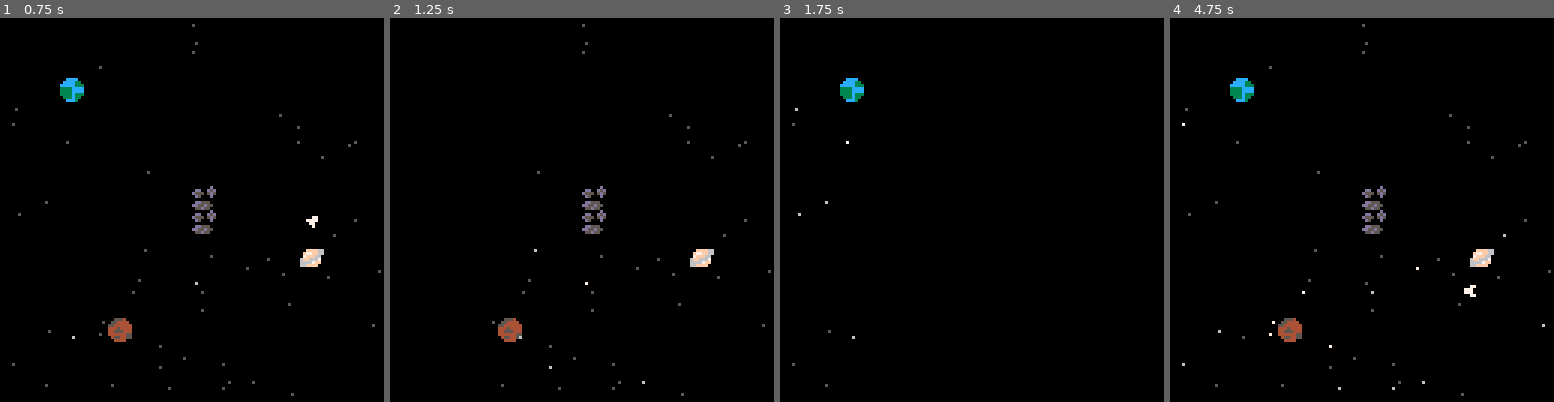
Above: before the commit, frames 1-4 (left to right).
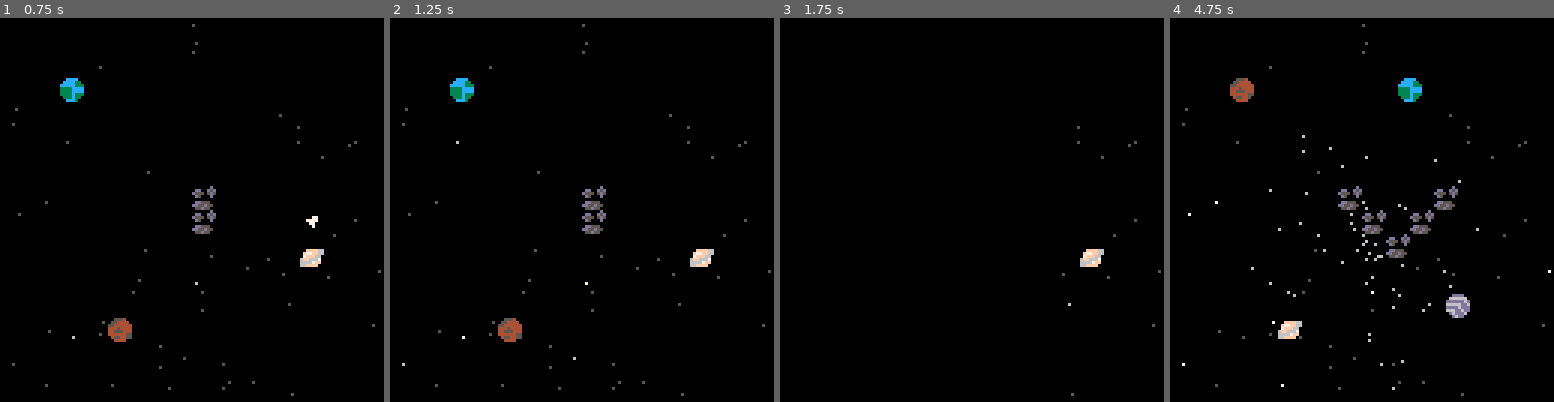
Above: after the commit, the same moments.

Repository: JEPPSER/pico-8
Game: PICO-8 cartridge cominghome/cominghome.p8
Two runs of this game, one before a commit and one after it. Both use one fixed random seed, a clock stepped at 60 frames per second and the inputs below.
Inputs:
- Up to frame 1 (0.75 s): tap O (Z key) at 0.7 s
- Up to frame 2 (1.25 s): no input
- Up to frame 3 (1.75 s): tap O (Z key) at 1.7 s
- Up to frame 4 (4.75 s): tap O (Z key) every 0.4 s from 2.1 to 4.5 s

Frame 1 is identical in both runs. In frame 2, 0.4% of the frame differs, in the area x 3-67%, y 12-97%; in frame 3, 0.7%; in frame 4, 3.0%, in the area x 3-100%, y 15-97%.

Commit message:
Adds coming home second level

Diff:
--- a/cominghome/cominghome.p8
+++ b/cominghome/cominghome.p8
@@ -7,20 +7,21 @@
 	explosion = nil
 	map_setup()
 
+	levels={}
+	levels[1]=level_1()
+	levels[2]=level_2()
+
 	planets={}
-	planets[1]=make_planet(3,3,1)
-	planets[2]=make_planet(5,13,2)
-	planets[3]=make_planet(13,10,3)
-
 	asteroids={}
-	asteroids[1]=make_asteroid(8,8)
-	asteroids[2]=make_asteroid(8,7)
+
+	level_index = 0
 
 	stars={}
 	for i=1,50 do
 		stars[i]=make_star()
 	end
 
+	next_level()
 	make_ship()
 end
 
@@ -86,19 +87,69 @@
 function update_fade()
 	if (fade_timer > 0) then
 		fade_timer -= delta
-		if (fade_timer < 0.5 and s.planet == -1) then
-			reset_ship()
+		if (fade_timer < 0.5) then
+			if (s.planet == -1) then
+				reset_ship()
+			else
+				next_level()
+				reset_ship()
+			end
 		end
 	else
 		fade_timer = 0
 	end
 end
+
+function next_level()
+	level_index += 1
+	if (level_index > count(levels)) then
+		return
+	end
+	planets=levels[level_index].planets
+	asteroids=levels[level_index].asteroids
+end
 -->8
 function map_setup()
 end
 
 function draw_map()
 	map(0, 0, 0, 0, 16, 16)
+end
+
+function level_1()
+	planets={}
+	planets[1]=make_planet(3,3,1)
+	planets[2]=make_planet(5,13,2)
+	planets[3]=make_planet(13,10,3)
+
+	asteroids={}
+	asteroids[1]=make_asteroid(8,8)
+	asteroids[2]=make_asteroid(8,7)
+
+	level={}
+	level.planets = planets
+	level.asteroids = asteroids
+	return level
+end
+
+function level_2()
+	planets={}
+	planets[1]=make_planet(10,3,1)
+	planets[2]=make_planet(3,3,2)
+	planets[3]=make_planet(5,13,3)
+	planets[4]=make_planet(12,12,4)
+
+	asteroids={}
+	asteroids[1]=make_asteroid(8,8)
+	asteroids[2]=make_asteroid(7,7)
+	asteroids[3]=make_asteroid(9,9)
+	asteroids[4]=make_asteroid(10,8)
+	asteroids[5]=make_asteroid(11,7)
+
+	level={}
+	level.planets = planets
+	level.asteroids = asteroids
+	return level
 end
 -->8
 function make_ship()
@@ -185,7 +236,7 @@
 	s.x = s.x + s.speed * cos(s.angle)
 	s.y = s.y - s.speed * sin(s.angle)
 
-	if (fade_timer == 0 and (s.x < 0 or s.x > 16 or s.y < 0 or s.y > 16)) then
+	if (fade_timer == 0 and (s.x < -2 or s.x > 18 or s.y < -2 or s.y > 18)) then
 		fade_timer = 1
 	end
 
@@ -247,7 +298,7 @@
 	if (s.timer > 0) then
 		s.timer -= delta
 	else
-		activate = ceil(rnd(100)) == 5
+		activate = ceil(rnd(200)) == 5
 		if (activate) then
 			s.timer = 2
 		else
@@ -296,14 +347,14 @@
 	end
 end
 __gfx__
-0000000000cccc000055540000000000666666667770000000007700770000770077000000000777770000000007700000000077000000000000000000000000
-000000000cccc3300554444000ffff66666666667777000000007700777777770077000000007777777700000007700000007777000000000000000000000000
-00700700ccccc333554444440f77ff66666666660777700000077700777777770077700000077770077777770007700077777770000000000000000000000000
-000770003333cccc4445444407fff660666666660777777700777700077777700077770077777770077777770077770077777770000000000000000000000000
-000770003333cccc445554446ff66670666666660777777777777770007777000777777777777770007777000777777000777700000000000000000000000000
-007007003333c3334444445566667ff0666666660777700077777770000770000777777700077770007770007777777700077700000000000000000000000000
-000000000333c3300455445066ffff00666666667777000000007777000770007777000000007777007700007777777700007700000000000000000000000000
-0000000000ccc3000044440000000000666666667770000000000077000770007700000000000777007700007700007700007700000000000000000000000000
+0000000000cccc00005554000000000000dddd007770000000007700770000770077000000000777770000000007700000000077000000000000000000000000
+000000000cccc3300554444000ffff66066666607777000000007700777777770077000000007777777700000007700000007777000000000000000000000000
+00700700ccccc333554444440f77ff66dddddd6d0777700000077700777777770077700000077770077777770007700077777770000000000000000000000000
+000770003333cccc4445444407fff66066666dd60777777700777700077777700077770077777770077777770077770077777770000000000000000000000000
+000770003333cccc445554446ff66670dddd6ddd0777777777777770007777000777777777777770007777000777777000777700000000000000000000000000
+007007003333c3334444445566667ff0666dd6dd0777700077777770000770000777777700077770007770007777777700077700000000000000000000000000
+000000000333c3300455445066ffff000d6ddd607777000000007777000770007777000000007777007700007777777700007700000000000000000000000000
+0000000000ccc300004444000000000000d6dd007770000000000077000770007700000000000777007700007700007700007700000000000000000000000000
 77000070007777007700000000700000700700000700000000770000770000000770000000770000000000d00000000000000000000000000000000000000000
 077707707770777707770000077000007777000007700000777000007777000007700000777700000dd00d5d0000000000000000000000000000000000000000
 07777777777007700777000077770000077000007777000077700000077000007777000007700000d55505d50000000000000000000000000000000000000000
